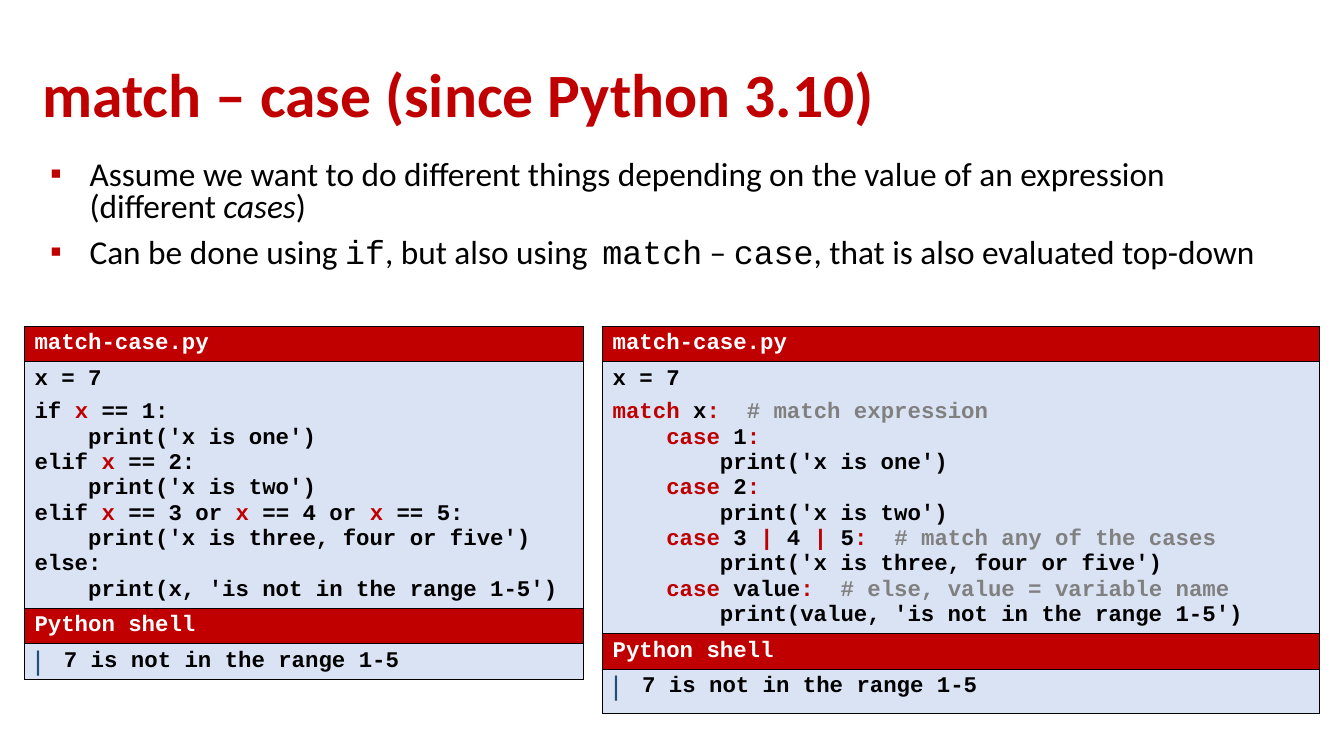
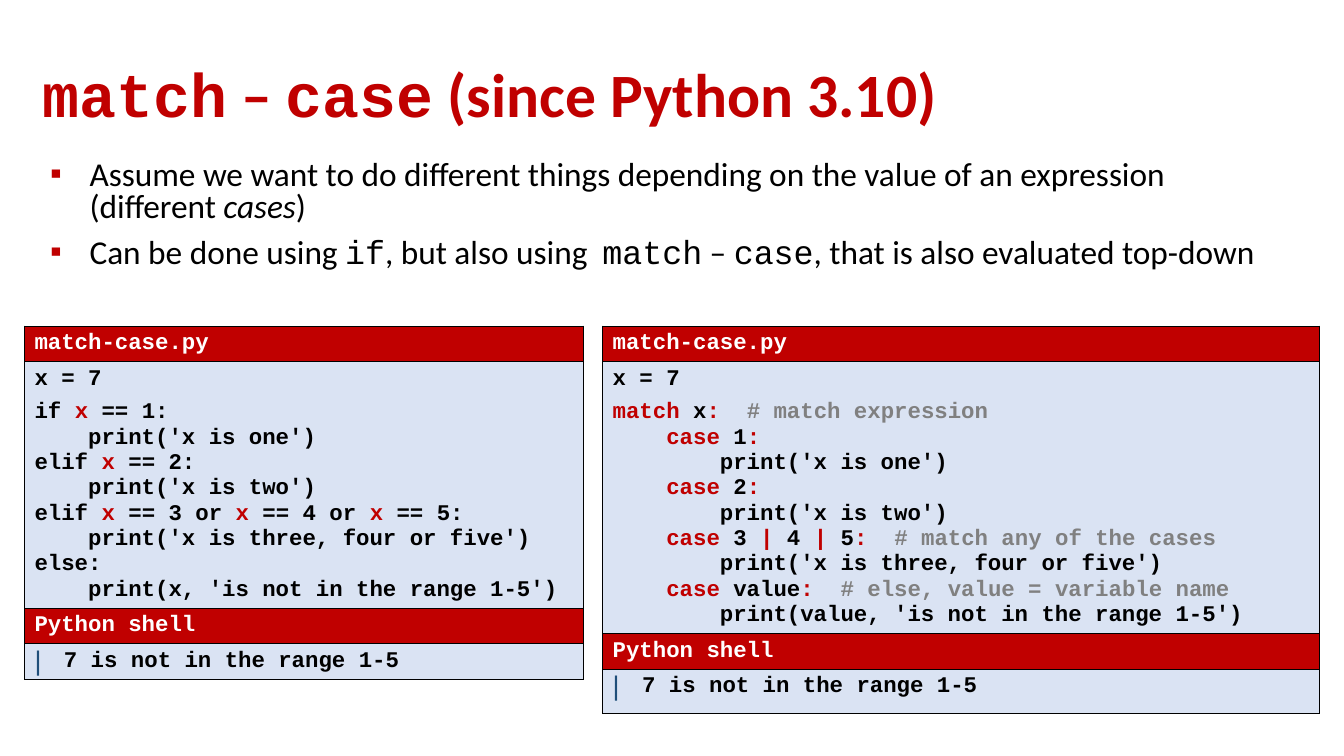
Before and after one commit to gsbrodal/gsbrodal.github.io, a slide deck: slide 17 of ipsa/slides/exceptions.pptx. Drawn at 1344x756 pixels with LibreOffice and Linux fonts; fonts in the diff are those of the drawing. Boxes give left, top, right and bottom in pixels: in the first picture for what was removed or moved away, otherwise in the second. Text is boxed around its words. In the diff, an @@ line names an element or a change of style, - is before the commit and + after.

```diff
--- a/ipsa/slides/exceptions.pptx
+++ b/ipsa/slides/exceptions.pptx
@@ title "match – case (since Python ..." at (42,71,936,127): font Calibri to Courier New in "match case" @@
```
Also in this commit, not shown: 11 other slides changed, 6 other files.
